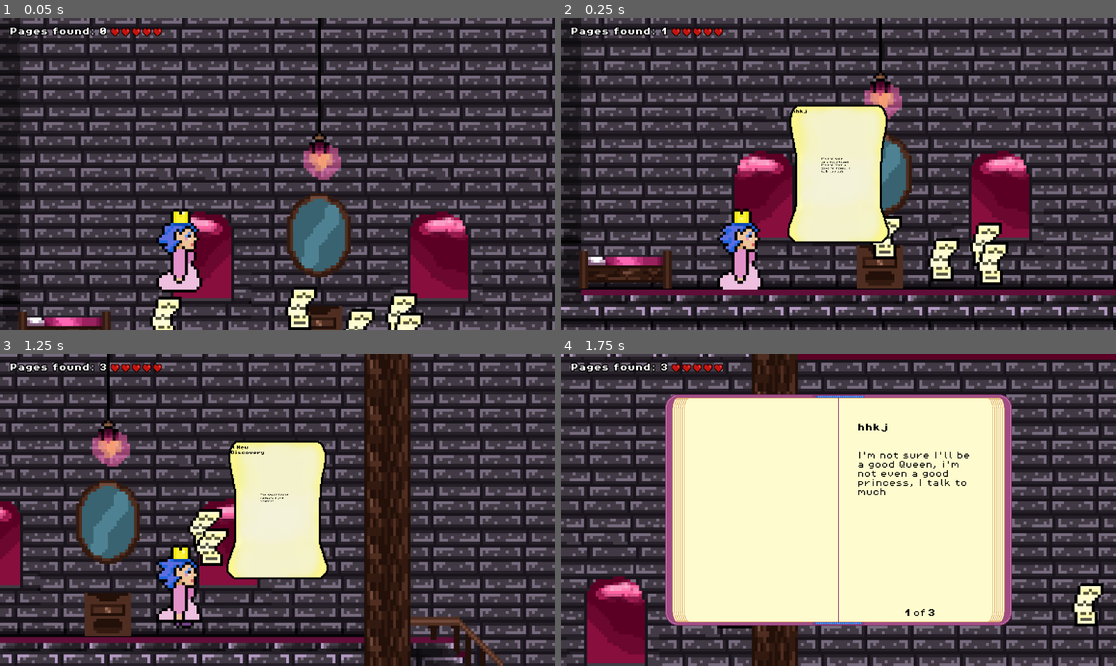
Above: before the commit, frames 1-4 (two rows, left to right).
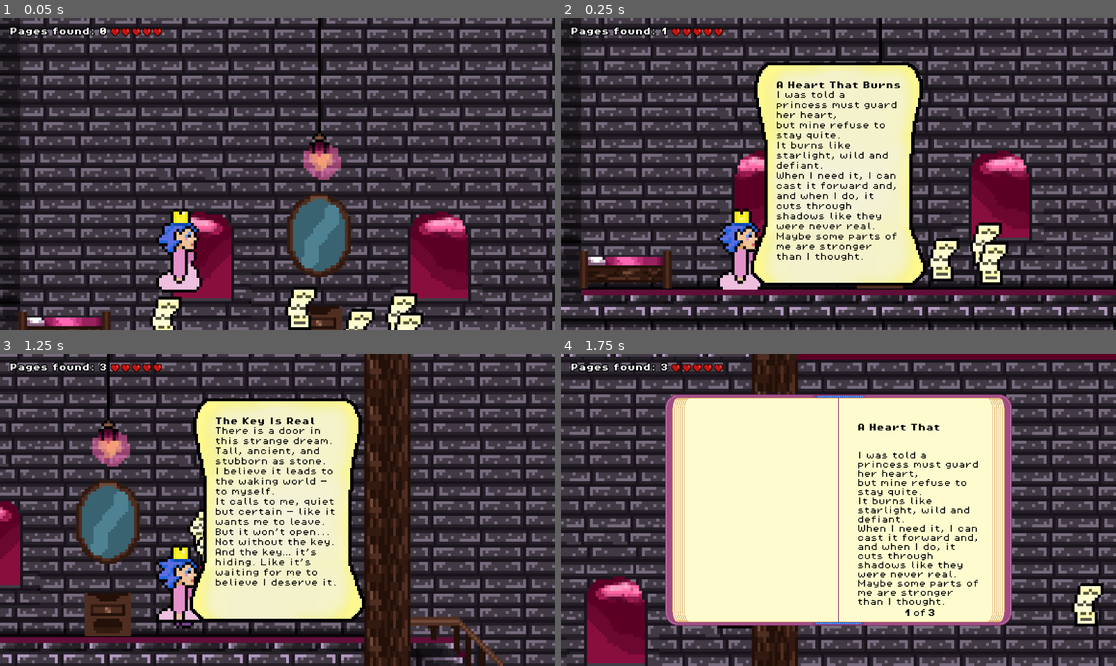
Above: after the commit, the same moments.

Repository: Gert1337/Game1
Game: Godot game, scene res://scenes/game.tscn
Two runs of this game, one before a commit and one after it. Both use one fixed random seed, a clock stepped at 60 frames per second and the inputs below.
Inputs:
- Up to frame 1 (0.05 s): no input
- Up to frame 2 (0.25 s): no input
- Up to frame 3 (1.25 s): hold Right (move_right) from 0.53 s (still down); tap C (CloseDiaryPage) at 0.6 s; tap Space (jump) at 0.77 s
- Up to frame 4 (1.75 s): keep holding Right (move_right); tap B (Open Diary) at 1.35 s; tap Space (jump) at 1.52 s

Frame 1 is identical in both runs. In frame 2, 15% of the frame differs, in the area x 34-66%, y 14-86%; in frame 3, 16%; in frame 4, 2.4%.

Commit message:
Update to single note UI

Diff:
--- a/scenes/dialog.tscn
+++ b/scenes/dialog.tscn
@@ -9,10 +9,30 @@
 texture = ExtResource("2_auqi6")
 
 [node name="DialogBox" type="CanvasLayer"]
+follow_viewport_scale = 57.144
 script = ExtResource("1_pkx4w")
 
 [node name="PanelContainer" type="Panel" parent="."]
-custom_minimum_size = Vector2(81, 24)
+custom_minimum_size = Vector2(384, 464)
+anchors_preset = 8
+anchor_left = 0.5
+anchor_top = 0.5
+anchor_right = 0.5
+anchor_bottom = 0.5
+offset_left = -192.0
+offset_top = -232.0
+offset_right = 192.0
+offset_bottom = 232.0
+grow_horizontal = 2
+grow_vertical = 2
+pivot_offset = Vector2(127, 152)
+size_flags_horizontal = 4
+size_flags_vertical = 4
+theme_override_styles/panel = SubResource("StyleBoxTexture_4wims")
+
+[node name="MarginContainer" type="MarginContainer" parent="PanelContainer"]
+custom_minimum_size = Vector2(320, 368)
+layout_mode = 1
 anchors_preset = 8
 anchor_left = 0.5
 anchor_top = 0.5
@@ -24,36 +44,33 @@
 offset_bottom = 144.0
 grow_horizontal = 2
 grow_vertical = 2
-theme_override_styles/panel = SubResource("StyleBoxTexture_4wims")
+theme_override_constants/margin_left = 30
+theme_override_constants/margin_top = 20
+theme_override_constants/margin_right = 30
+theme_override_constants/margin_bottom = 10
 
-[node name="Titel" type="Label" parent="PanelContainer"]
-layout_mode = 1
-offset_left = 15.0
-offset_top = 9.99997
-offset_right = 90.0
-offset_bottom = 33.0
+[node name="VBoxContainer" type="VBoxContainer" parent="PanelContainer/MarginContainer"]
+custom_minimum_size = Vector2(94, 100)
+layout_mode = 2
+
+[node name="Titel" type="Label" parent="PanelContainer/MarginContainer/VBoxContainer"]
+layout_mode = 2
+size_flags_vertical = 3
+size_flags_stretch_ratio = 0.0
 theme_override_colors/font_color = Color(0, 0, 0, 0.989)
 theme_override_fonts/font = ExtResource("2_tmfn4")
-theme_override_font_sizes/font_size = 8
-text = "hi"
+theme_override_font_sizes/font_size = 16
+text = "hi, asda awda awdwad, dsfsdf, asdasdaw "
+vertical_alignment = 3
 autowrap_mode = 2
-clip_text = true
-text_overrun_behavior = 2
 
-[node name="Text" type="Label" parent="PanelContainer"]
+[node name="Text" type="Label" parent="PanelContainer/MarginContainer/VBoxContainer"]
+custom_minimum_size = Vector2(71, 375)
 layout_mode = 2
-anchor_left = 0.5
-anchor_top = 0.5
-anchor_right = 0.5
-anchor_bottom = 0.5
-offset_left = -36.0
-offset_top = -34.0
-offset_right = 75.0
-offset_bottom = 106.0
-scale = Vector2(0.6, 0.6)
 theme_override_colors/font_color = Color(0, 0, 0, 0.994)
+theme_override_constants/line_spacing = 5
 theme_override_fonts/font = ExtResource("3_auqi6")
-theme_override_font_sizes/font_size = 8
+theme_override_font_sizes/font_size = 16
 text = "hi"
 autowrap_mode = 2
 clip_text = true
--- a/scripts/diary_dialog_control.gd
+++ b/scripts/diary_dialog_control.gd
@@ -1,6 +1,7 @@
 extends CanvasLayer
-@onready var title1: Label = $PanelContainer/Titel
-@onready var text1: Label = $PanelContainer/Text
+@onready var title1: Label = $PanelContainer/MarginContainer/VBoxContainer/Titel
+@onready var text1: Label = $PanelContainer/MarginContainer/VBoxContainer/Text
+
 
 
 
--- a/scripts/diary_page.gd
+++ b/scripts/diary_page.gd
@@ -5,10 +5,28 @@
 @onready var note_ui = get_parent().get_node("Player/DialogBox")
 
 var diary_notes = [
-	{"title": "hhkj", "text": "I'm not sure I'll be a good Queen, i'm not even a good princess, I talk to much"},
-	{"title": "A New Discovery", "text": "The second note reveals more secrets..."},
-	{"title": "Dark Realizations", "text": "A third note, things are getting interesting..."},
-	{"title": "The Truth", "text": "The final note, everything makes sense now!"},
+	{"title": "A Heart That Burns", "text": "I was told a princess must guard her heart,
+	but mine refuse to stay quite.
+	It burns like starlight, wild and defiant.
+	When I need it, I can cast it forward and, and when I do, it cuts through shadows like they were never real.
+	Maybe some parts of me are stronger than I thought."},
+	{"title": "The Key Is Real", "text": "There is a door in this strange dream.
+	Tall, ancient, and stubborn as stone.
+	I believe it leads to the waking world — to myself.
+	It calls to me, quiet but certain — like it wants me to leave.
+	But it won’t open... Not without the key.
+	And the key… it’s hiding. Like it’s waiting for me to believe I deserve it."},
+	{"title": "When I Let Go, I Breathe", "text": "This place takes pieces of me.
+	But when I rest — just rest — I feel something return.
+	I sat down today, and the silence wrapped around me like a soft cloak.
+	I think I felt whole again, even just for a moment.
+	Maybe stillness can be healing."},
+	{"title": "Love has weight", "text": "Some paths lead nowhere, some crumble beneath my feet.
+	But I have learned this:
+	The stones that seem lifeless may only be sleeping.
+	When I sat down, and shared my love,
+	it stirred — not from force, but from my best wishes.
+	Even here, love has weight."},
 	{"title": "The Truth", "text": "The final note, everything makes sense now!"},
 	{"title": "The Truth", "text": "The final note, everything makes sense now!"}
 ]
